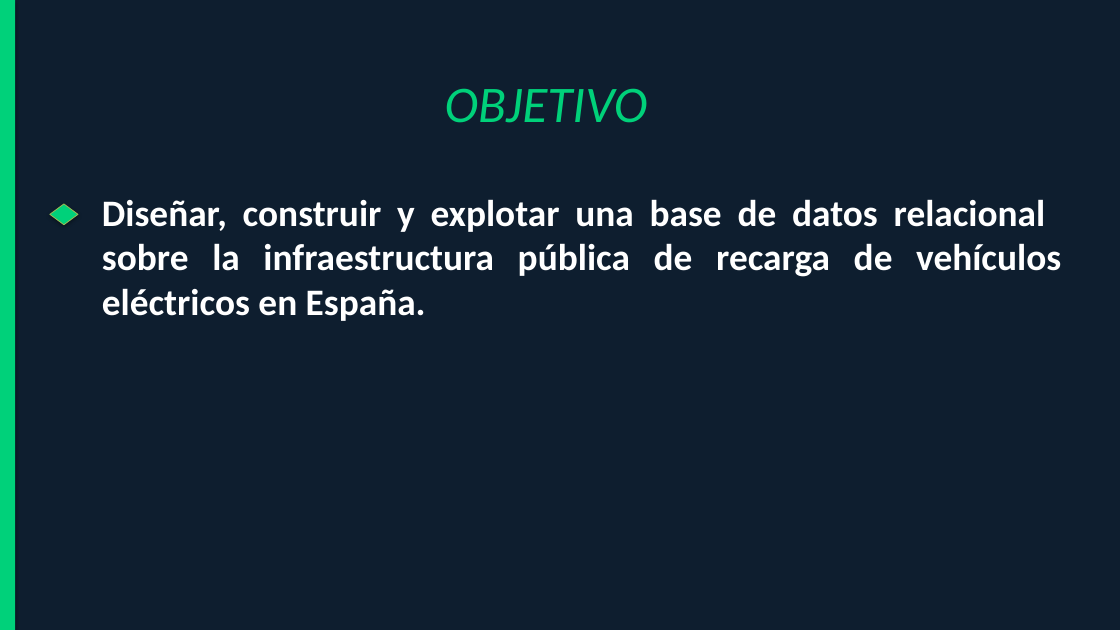
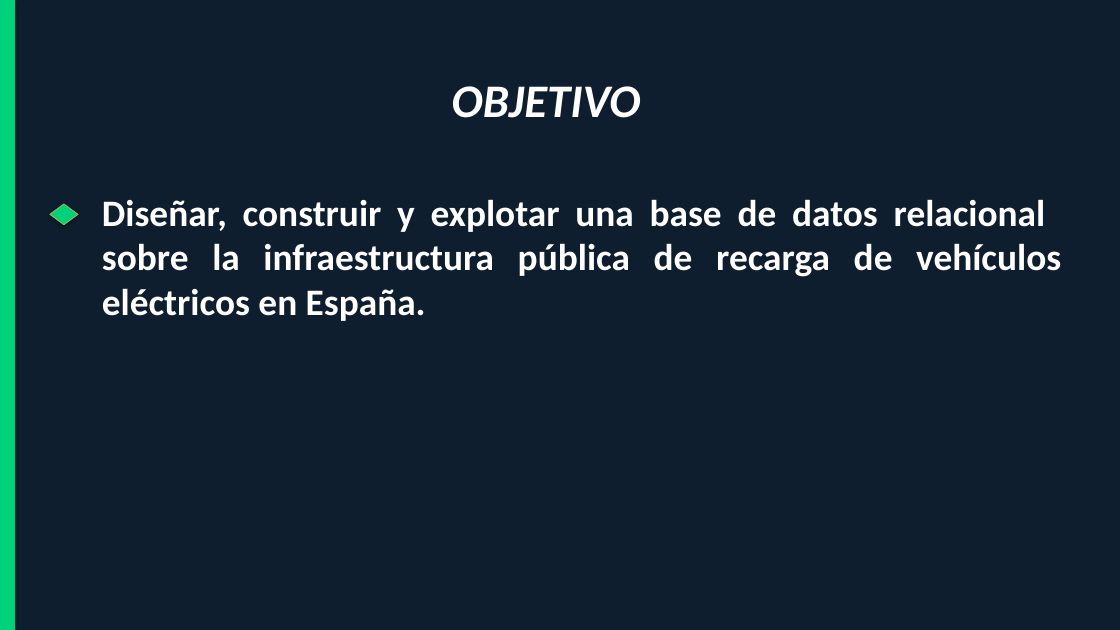
Before and after one commit to Johanfsosa/Curso-MySQL-Bases-de-Datos, a slide deck: slide 6 of Proyecto_EV.pptx. Drawn at 1120x630 pixels with LibreOffice and Linux fonts; fonts in the diff are those of the drawing. Boxes give left, top, right and bottom in pixels: in the first picture for what was removed or moved away, otherwise in the second. Text is boxed around its words. In the diff, an @@ line names an element or a change of style, - is before the commit and + after.

```diff
--- a/Proyecto_EV.pptx
+++ b/Proyecto_EV.pptx
@@ text "OBJETIVO" at (x1=452, y1=86, x2=641, y2=118): size 44 to 40 pt, text colour #00D17A to #FFFFFF, bold on @@
```
